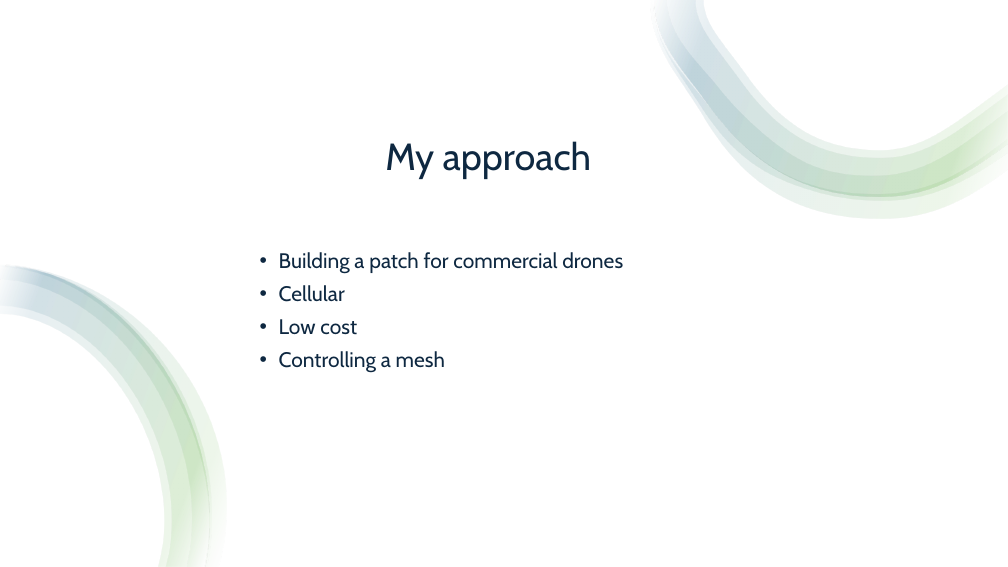
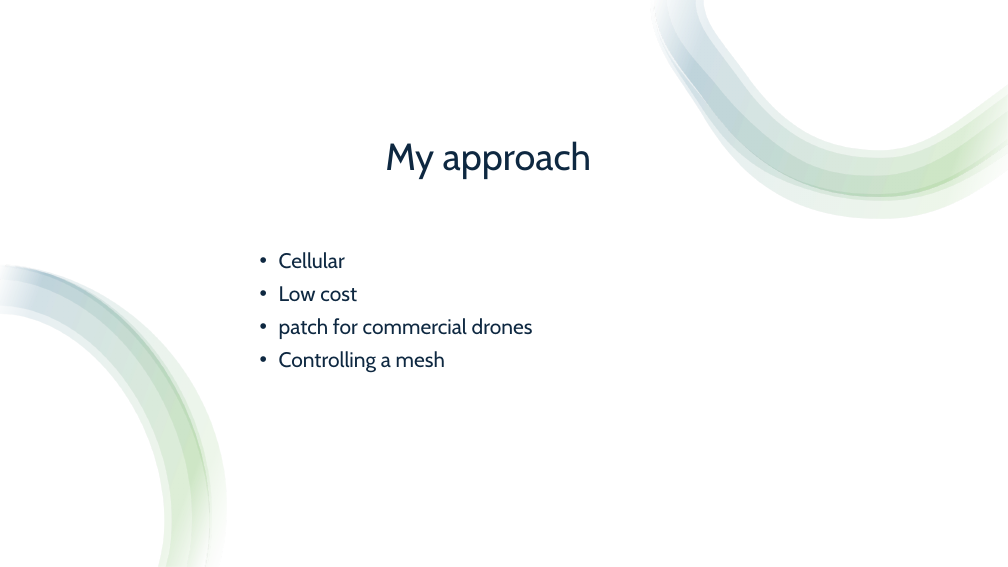
Before and after one commit to DoctorB-CA/swarm_over_cellular, a slide deck: slide 5 of Reports/end-2025b-001.pptx. Drawn at 1008x567 pixels with LibreOffice and Linux fonts; fonts in the diff are those of the drawing. Boxes give left, top, right and bottom in pixels: in the first picture for what was removed or moved away, otherwise in the second. Text is boxed around its words. In the diff, an @@ line names an element or a change of style, - is before the commit and + after.

```diff
--- a/Reports/end-2025b-001.pptx
+++ b/Reports/end-2025b-001.pptx
@@ text at (x1=279, y1=252, x2=623, y2=274): paragraph removed @@
-• Building a patch for commercial drones
@@ text at (x1=279, y1=318, x2=533, y2=339): paragraph added @@
+• patch for commercial drones
```
Also in this commit, not shown: 3 other slides changed, 3 slides added, 1 slide removed.
